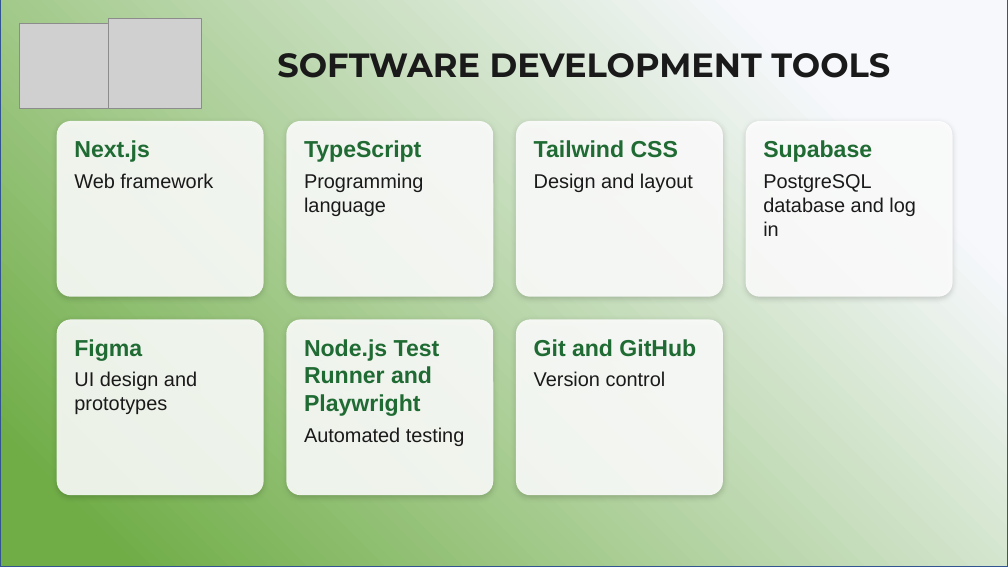
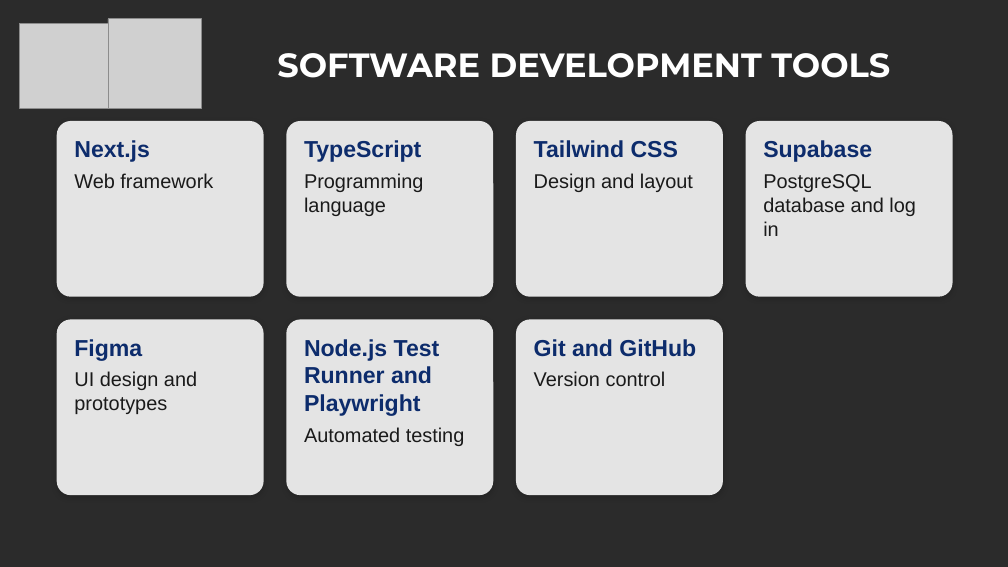
Before and after one commit to Spot7y/auditrix, a slide deck: slide 12 of docs/paper/Auditrix Defense Presentation.pptx. Drawn at 1008x567 pixels with LibreOffice and Linux fonts; fonts in the diff are those of the drawing; grey boxes stand for pictures; background and template pictures are left out; a plain dark background stands for a picture behind light text. Boxes give left, top, right and bottom in pixels: in the first picture for what was removed or moved away, otherwise in the second. Text is boxed around its words. In the diff, an @@ line names an element or a change of style, - is before the commit and + after.

```diff
--- a/docs/paper/Auditrix Defense Presentation.pptx
+++ b/docs/paper/Auditrix Defense Presentation.pptx
@@ background #FFFFFF to picture (left out) @@
@@ rectangle removed at (x1=0, y1=0, x2=1008, y2=567) @@
@@ text "SOFTWARE DEVELOPMENT TOOLS" at (x1=277, y1=53, x2=890, y2=78): text colour #1A1A1A to #FFFFFF @@
@@ text in rounded rectangle at (x1=74, y1=140, x2=150, y2=162): text colour #1F6B33 to #0D2C6C in "Next.js" @@
@@ text in rounded rectangle at (x1=304, y1=140, x2=421, y2=162): text colour #1F6B33 to #0D2C6C in "TypeScript" @@
@@ text in rounded rectangle at (x1=534, y1=140, x2=678, y2=158): text colour #1F6B33 to #0D2C6C in "Tailwind CSS" @@
@@ text in rounded rectangle at (x1=763, y1=140, x2=872, y2=162): text colour #1F6B33 to #0D2C6C in "Supabase" @@
@@ text in rounded rectangle at (x1=74, y1=339, x2=142, y2=361): text colour #1F6B33 to #0D2C6C in "Figma" @@
@@ text in rounded rectangle at (x1=304, y1=339, x2=440, y2=416): text colour #1F6B33 to #0D2C6C in "Node.js Test Runner and Playwright" @@
@@ text in rounded rectangle at (x1=534, y1=339, x2=696, y2=357): text colour #1F6B33 to #0D2C6C in "Git and GitHub" @@
```
Also in this commit, not shown: 16 other slides changed.
